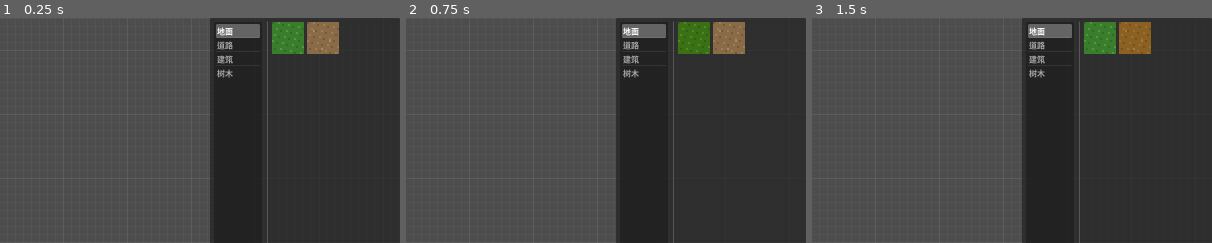
Above: before the commit, frames 1-3 (left to right).
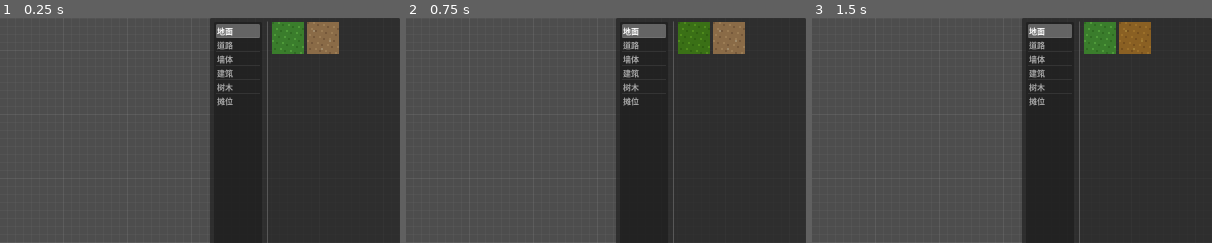
Above: after the commit, the same moments.

Repository: Xeehho/tilemason
Game: Godot game, scene res://scenes/main.tscn
Same seed, same stepped clock (60 frames per second), same inputs: the game is played once before the commit and once after it.
Inputs (mouse positions are % of the whole screen's width and height, from its top left):
- Up to frame 1 (0.25 s): no input
- Up to frame 2 (0.75 s): click (86, 4) at 0.52 s
- Up to frame 3 (1.5 s): click (90, 4) at 1.27 s
The pictures show only the part of the screen within x 50-100%, y 0-50%; the shares and areas given below are measured in that part.

The runs differ from the first frame. In frame 1, 0.4% of the frame differs, in the area x 54-59%, y 16-40%; in frame 2, 0.4%; in frame 3, 0.4%.

Commit message:
feat: demo 素材包扩至 12 件——补砖墙/门洞/摊位（验收体验）
- 新增 4 件占位素材：砖墙/墙·门洞（16px wall 类，带 connections
  声明，砖缝错缝画法）、摊位·食/摊位·杂（48px stall 类，雨棚
  条纹+支柱+柜台+货品；配色经 Callable.bind 注入共用绘制函数）
- 素材面板分类从 4 类增到 6 类（+墙体/摊位），开箱体验更完整
- 验证：生成器确定性输出、冒烟实测素材 12 项、素材探针 20/20、
  地图检查探针 6/6

Co-authored-by: GLM <noreply@z.ai>

Diff:
--- a/assets/demo/pack.json
+++ b/assets/demo/pack.json
@@ -29,6 +29,24 @@
 			"name": "道路·弯"
 		},
 		{
+			"category": "wall",
+			"connections": [
+				"left",
+				"right"
+			],
+			"file": "tiles/wall_brick.png",
+			"name": "砖墙"
+		},
+		{
+			"category": "wall",
+			"connections": [
+				"left",
+				"right"
+			],
+			"file": "tiles/wall_gate.png",
+			"name": "墙·门洞"
+		},
+		{
 			"category": "tree",
 			"file": "props/tree_small.png",
 			"name": "小树"
@@ -47,6 +65,16 @@
 			"category": "building",
 			"file": "props/house_shop.png",
 			"name": "店铺"
+		},
+		{
+			"category": "stall",
+			"file": "props/stall_red.png",
+			"name": "摊位·食"
+		},
+		{
+			"category": "stall",
+			"file": "props/stall_green.png",
+			"name": "摊位·杂"
 		}
 	],
 	"name": "演示素材包"
--- a/tools/gen_demo_pack.gd
+++ b/tools/gen_demo_pack.gd
@@ -26,6 +26,12 @@
 const WINDOW := Color("8fb8d9")
 const AWNING_A := Color("c94f4f")
 const AWNING_B := Color("f0f0e8")
+const WALL_BASE := Color("76766e")
+const WALL_DARK := Color("66665f")
+const WALL_LIGHT := Color("8a8a80")
+const MORTAR := Color("4a4a45")
+const STALL_GOODS_A := Color("c9b458")
+const STALL_GOODS_B := Color("8fb8d9")
 
 func _init() -> void:
 	_prepare_dirs()
@@ -33,12 +39,16 @@
 	_gen_tile("tiles/dirt.png", _paint_dirt)
 	_gen_tile("tiles/road_h.png", _paint_road_h)
 	_gen_tile("tiles/road_corner.png", _paint_road_corner)
+	_gen_tile("tiles/wall_brick.png", _paint_wall_brick)
+	_gen_tile("tiles/wall_gate.png", _paint_wall_gate)
 	_gen_prop("props/tree_small.png", _paint_tree_small)
 	_gen_prop("props/tree_big.png", _paint_tree_big)
 	_gen_prop("props/house.png", _paint_house)
 	_gen_prop("props/house_shop.png", _paint_house_shop)
+	_gen_prop("props/stall_red.png", _paint_stall.bind(AWNING_A, STALL_GOODS_A))
+	_gen_prop("props/stall_green.png", _paint_stall.bind(Color("4f9a3a"), STALL_GOODS_B))
 	_write_manifest()
-	print("[TileMason] demo 素材包生成完毕：%s（8 件）" % ProjectSettings.globalize_path(OUT_DIR))
+	print("[TileMason] demo 素材包生成完毕：%s（12 件）" % ProjectSettings.globalize_path(OUT_DIR))
 	quit(0)
 
 func _prepare_dirs() -> void:
@@ -149,6 +159,38 @@
 	_rect(img, 24, 24, 12, 6, Color("3d3d3d")) # 招牌占位
 	_rect(img, 26, 26, 8, 2, Color("f0d060"))
 
+# ---- 墙与摊位（demo 扩充：12 件）----
+
+func _paint_wall_brick(img: Image) -> void:
+	for y in 16:
+		for x in 16:
+			_speckle(img, x, y, WALL_BASE, WALL_DARK, WALL_LIGHT)
+	for y in range(0, 16, 4): # 水平砖缝
+		for x in 16:
+			img.set_pixel(x, y, MORTAR)
+	for row in 4: # 垂直砖缝（逐行错缝）
+		var joints := [8] if row % 2 == 0 else [4, 12]
+		for jx in joints:
+			for y in range(row * 4 + 1, row * 4 + 4):
+				img.set_pixel(jx, y, MORTAR)
+
+func _paint_wall_gate(img: Image) -> void:
+	_paint_wall_brick(img)
+	_rect(img, 4, 8, 8, 8, DOOR) # 门洞占下半（P2 自动连接按整墙处理）
+
+## 摊位绘制（雨棚主色 + 货品色经 bind 传入；支柱/柜台共用）
+func _paint_stall(img: Image, canopy: Color, goods: Color) -> void:
+	_rect(img, 6, 8, 3, 40, TRUNK) # 支柱
+	_rect(img, 39, 8, 3, 40, TRUNK)
+	_rect(img, 4, 30, 40, 18, Color("8a6b47")) # 柜台
+	_rect(img, 4, 30, 40, 3, Color("a08a6a")) # 台面
+	for x in range(2, 46, 6): # 雨棚条纹
+		_rect(img, x, 4, 6, 10, canopy if ((x - 2) / 6) % 2 == 0 else AWNING_B)
+	_rect(img, 2, 14, 44, 2, Color("3d3d3d")) # 棚檐
+	_rect(img, 12, 26, 5, 4, goods) # 货品
+	_rect(img, 22, 26, 5, 4, goods)
+	_rect(img, 32, 26, 5, 4, goods)
+
 func _write_manifest() -> void:
 	var manifest := {
 		"name": "演示素材包",
@@ -157,10 +199,14 @@
 			{"file": "tiles/dirt.png", "name": "泥土", "category": "ground"},
 			{"file": "tiles/road_h.png", "name": "道路·直", "category": "road", "connections": ["left", "right"]},
 			{"file": "tiles/road_corner.png", "name": "道路·弯", "category": "road", "connections": ["right", "down"]},
+			{"file": "tiles/wall_brick.png", "name": "砖墙", "category": "wall", "connections": ["left", "right"]},
+			{"file": "tiles/wall_gate.png", "name": "墙·门洞", "category": "wall", "connections": ["left", "right"]},
 			{"file": "props/tree_small.png", "name": "小树", "category": "tree"},
 			{"file": "props/tree_big.png", "name": "大树", "category": "tree"},
 			{"file": "props/house.png", "name": "民居", "category": "building"},
 			{"file": "props/house_shop.png", "name": "店铺", "category": "building"},
+			{"file": "props/stall_red.png", "name": "摊位·食", "category": "stall"},
+			{"file": "props/stall_green.png", "name": "摊位·杂", "category": "stall"},
 		],
 	}
 	var f := FileAccess.open(OUT_DIR + "/pack.json", FileAccess.WRITE)
Binary file added: assets/demo/props/stall_green.png
Not shown, added: assets/demo/props/stall_green.png.import
Binary file added: assets/demo/props/stall_red.png
Not shown, added: assets/demo/props/stall_red.png.import
Binary file added: assets/demo/tiles/wall_brick.png
Not shown, added: assets/demo/tiles/wall_brick.png.import
Binary file added: assets/demo/tiles/wall_gate.png
Not shown, added: assets/demo/tiles/wall_gate.png.import
